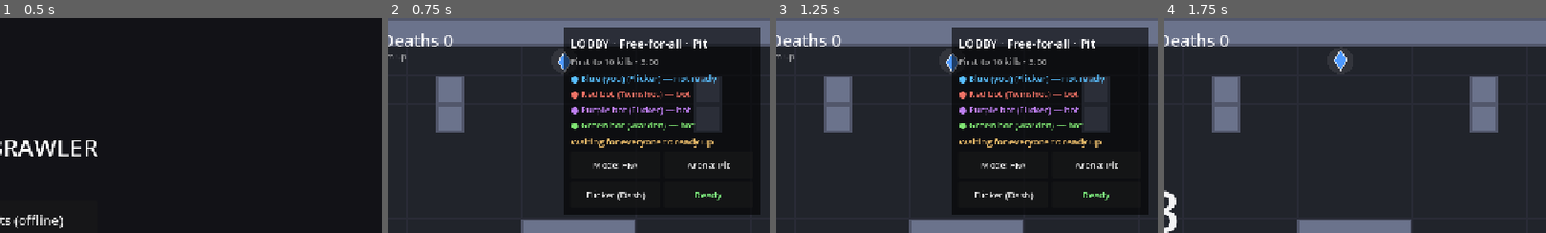
Above: before the commit, frames 1-4 (left to right).
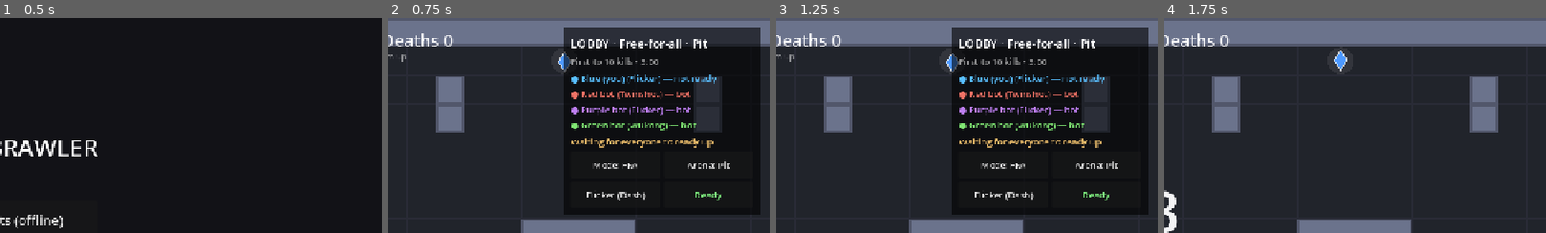
Above: after the commit, the same moments.

Repository: nathantau/arena-brawler
Game: Godot game, scene res://scenes/main.tscn
Two runs of this game, one before a commit and one after it. Both use one fixed random seed, a clock stepped at 60 frames per second and the inputs below.
Inputs:
- Up to frame 1 (0.5 s): no input
- Up to frame 2 (0.75 s): click "Play vs bots (offline)" at 0.5 s
- Up to frame 3 (1.25 s): no input
- Up to frame 4 (1.75 s): click "Ready" at 1.25 s
The pictures show only the part of the screen within x 50-100%, y 0-50%; the shares and areas given below are measured in that part.

Frame 1 is identical in both runs. In frame 2, 0.2% of the frame differs, in the area x 65-81%, y 48-53%; in frame 3, 0.2%; in frame 4, nothing differs.

Commit message:
new-character skill; Wukong (monkey king with drifting cloud puffs, Dash)
Generator gains optional per-frame AURAS drawn behind a character.
Catalog test now checks every skill kind is covered instead of one character per kind.

Co-Authored-By: Claude Opus 5.5 <noreply@anthropic.com>
Claude-Session: https://claude.ai/code/session_01J8LgTLVYzThXjNSRVhWqep

Diff:
--- /dev/null
+++ b/data/characters/wukong.tres
@@ -0,0 +1,20 @@
+[gd_resource type="Resource" script_class="CharacterData" format=3]
+
+[ext_resource type="Script" path="res://scripts/player/character_data.gd" id="1_cd"]
+[ext_resource type="Texture2D" path="res://assets/sprites/wukong.png" id="2_sheet"]
+
+[resource]
+script = ExtResource("1_cd")
+sprite_sheet = ExtResource("2_sheet")
+id = &"wukong"
+display_name = "Wukong"
+skill_name = "Somersault"
+max_hp = 90
+max_armor = 40
+max_energy = 200
+move_speed = 285.0
+skill = 0
+skill_cooldown = 2.4
+skill_duration = 0.2
+dash_speed = 1050.0
+dash_iframes = 0.24
--- a/tests/test_skills_and_movement.gd
+++ b/tests/test_skills_and_movement.gd
@@ -16,16 +16,18 @@
 	twinshot = characters.get_character(&"twinshot")
 
 
-func test_catalog_has_three_characters_with_distinct_skills() -> void:
-	assert_eq(characters.ordered.size(), 3)
+func test_catalog_covers_every_skill_kind() -> void:
+	assert_eq(characters.ordered.size(), 4)
 	var kinds: Array = []
 	for c: CharacterData in characters.ordered:
-		assert_false(kinds.has(c.skill), "%s duplicates a skill" % c.id)
 		kinds.append(c.skill)
+		assert_not_null(c.sprite_sheet, c.id)
 		assert_true(c.max_hp > 0 and c.move_speed > 0.0 and c.skill_cooldown > 0.0 and c.skill_duration > 0.0, c.id)
 		assert_ne(c.display_name, "")
 	assert_eq(characters.default_character(), flicker)
-	assert_eq(characters.next_after(characters.ordered[2].id), characters.ordered[0], "wraps")
+	for kind: int in CharacterData.SkillKind.values():
+		assert_true(kinds.has(kind), "no character has skill %d" % kind)
+	assert_eq(characters.next_after(characters.ordered.back().id), characters.ordered[0], "wraps")
 
 
 func test_dash_grants_iframes_and_cooldown() -> void:
Binary file added: assets/sprites/wukong.png
Not shown, added: assets/sprites/wukong.png.import
Not shown, added: .claude/skills/new-character/SKILL.md
Not shown, changed: CLAUDE.md
Not shown, changed: tools/sprites/generate.py
